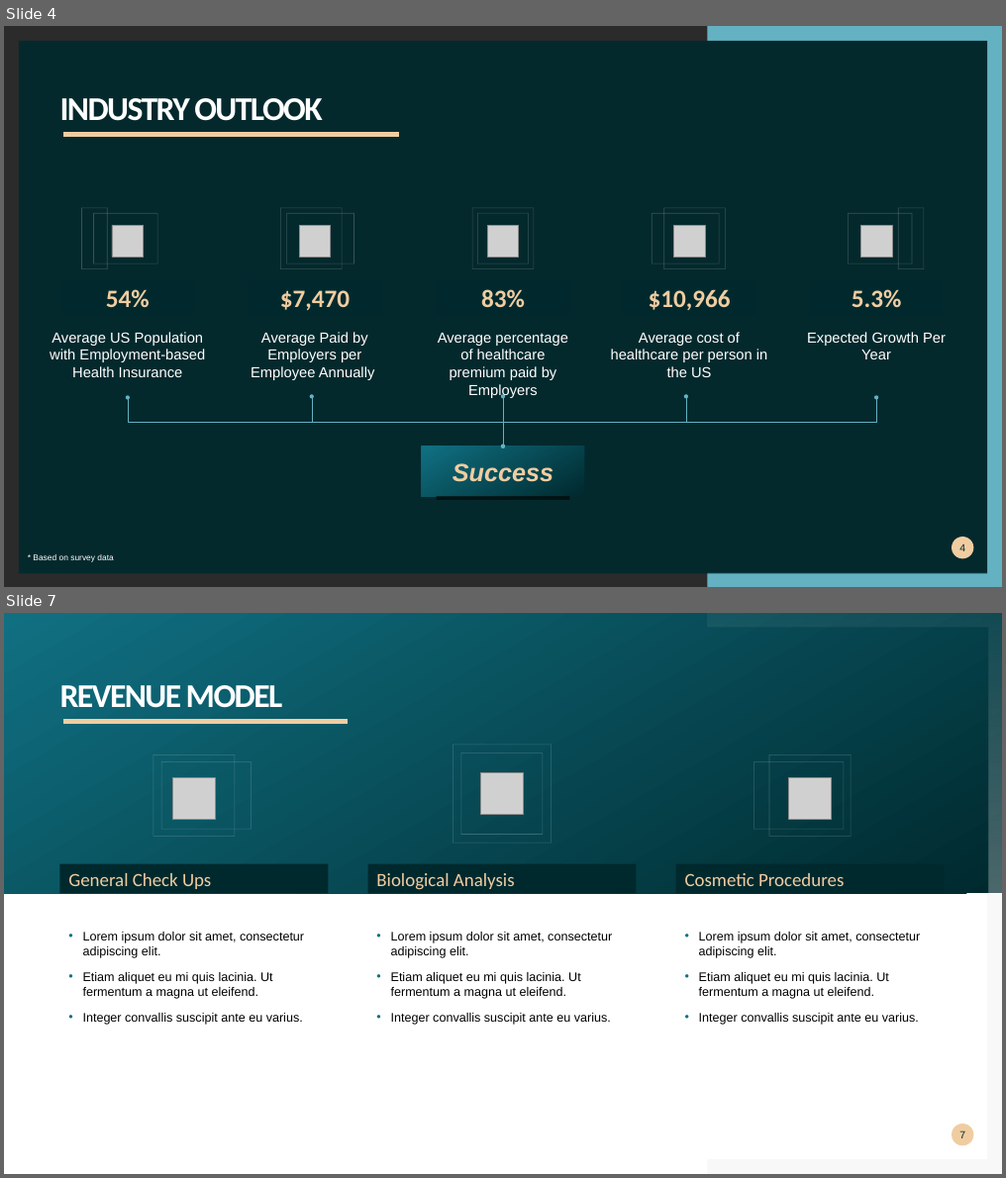
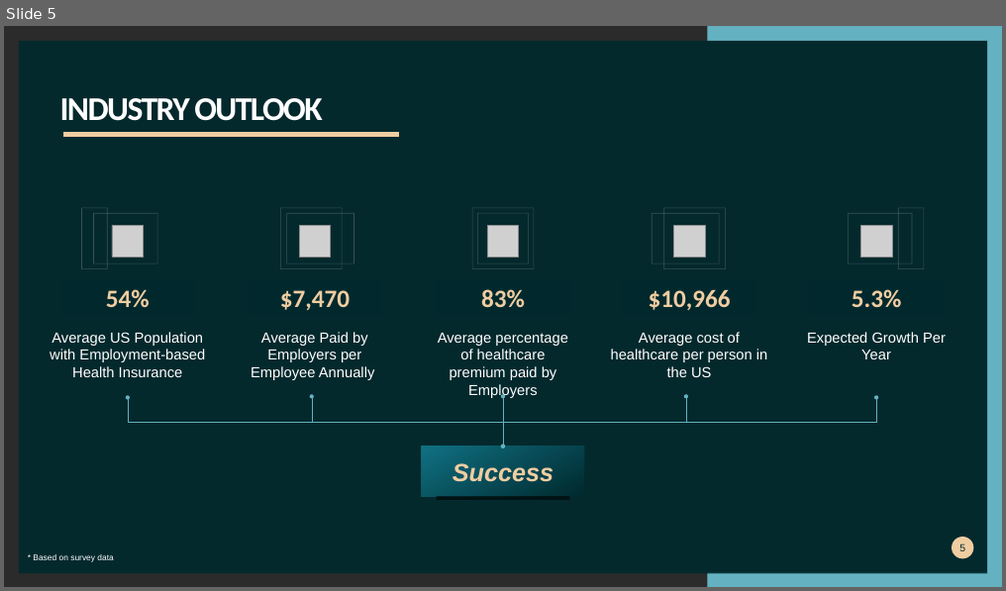
Before and after one commit to khutula/Medical-Insurance-Costs, a slide deck: documents/Medical Insurance Cost.pptx. Shown one above the other, each under a label of ours: slides 4 and 7 before the commit, slide 5 after it; the slides between them are not shown. The pictures are 1006x1178 and 1006x591 pixels, drawn with LibreOffice and Linux fonts; fonts in the diff are those of the drawing; grey boxes stand for pictures; background and template pictures are left out; a plain dark background stands for a picture behind light text. Boxes give left, top, right and bottom in pixels: in the first picture for what was removed or moved away, otherwise in the second. Text is boxed around its words. In the diff, an @@ line names an element or a change of style, - is before the commit and + after.

```diff
--- a/documents/Medical Insurance Cost.pptx
+++ b/documents/Medical Insurance Cost.pptx
@@ slide 7 removed at <box>4,613,1002,1174</box>, background #FFFFFF @@
@@ rectangle removed at <box>4,613,1002,894</box> @@
@@ freeform shape removed at <box>707,613,1002,894</box> @@
@@ title removed at <box>60,685,283,708</box> @@
-REVENUE MODEL
@@ freeform shape removed at <box>63,718,348,722</box> @@
@@ rectangle removed at <box>153,756,236,837</box> @@
@@ rectangle removed at <box>453,745,551,843</box> @@
@@ rectangle removed at <box>461,753,543,835</box> @@
@@ rectangle removed at <box>770,756,851,837</box> @@
@@ rectangle removed at <box>162,761,252,830</box> @@
@@ picture removed at <box>173,777,215,820</box> @@
@@ picture removed at <box>481,772,523,814</box> @@
@@ rectangle removed at <box>754,761,844,830</box> @@
@@ picture removed at <box>789,777,832,820</box> @@
@@ text removed at <box>60,864,328,894</box> @@
-General Check Ups
@@ text removed at <box>368,864,636,894</box> @@
-Biological Analysis
@@ text removed at <box>676,864,944,894</box> @@
-Cosmetic Procedures
@@ freeform shape removed at <box>707,894,1002,1174</box> @@
@@ text removed at <box>83,932,304,1025</box> @@
-• Lorem ipsum dolor sit amet, consectetur adipiscing elit.
-• Etiam aliquet eu mi quis lacinia. Ut fermentum a magna ut eleifend.
-• Integer convallis suscipit ante eu varius.
@@ text removed at <box>391,932,612,1025</box> @@
-• Lorem ipsum dolor sit amet, consectetur adipiscing elit.
-• Etiam aliquet eu mi quis lacinia. Ut fermentum a magna ut eleifend.
-• Integer convallis suscipit ante eu varius.
@@ text removed at <box>699,932,920,1025</box> @@
-• Lorem ipsum dolor sit amet, consectetur adipiscing elit.
-• Etiam aliquet eu mi quis lacinia. Ut fermentum a magna ut eleifend.
-• Integer convallis suscipit ante eu varius.
@@ page number removed at <box>951,1124,974,1147</box> @@
-7
@@ what was slide 4 is now slide 5 @@
@@ page number at <box>959,544,965,552</box>: text changed @@
-4
+5
```
Also in this commit, not shown: 5 slides changed, 10 slides added, 7 other slides removed.
